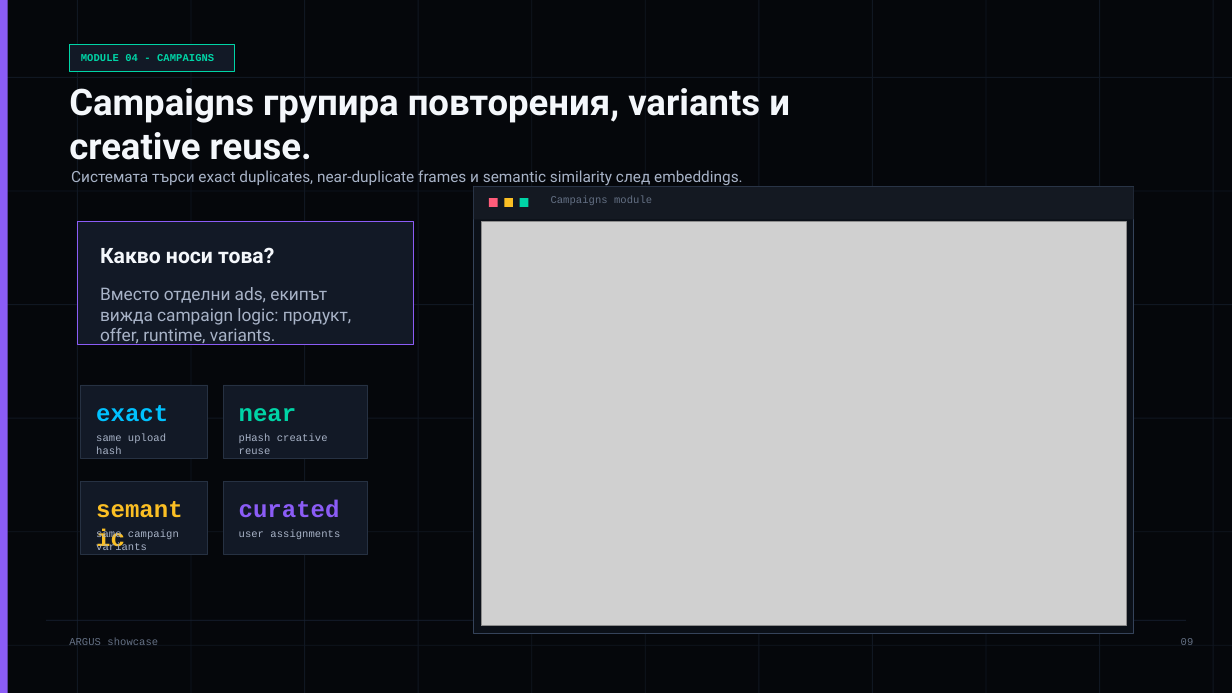
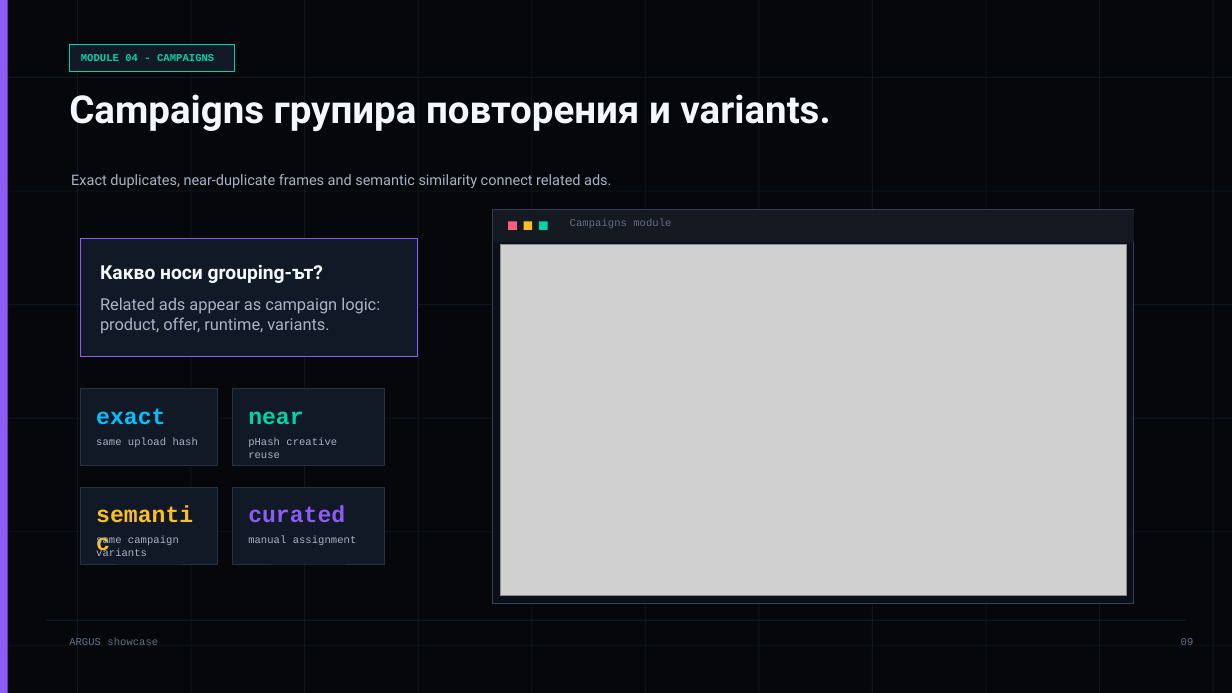
Before and after one commit to LordLoras/ARGUS_vlm, a slide deck: slide 9 of output/argus-showcase-bg.pptx. Drawn at 1232x693 pixels with LibreOffice and Linux fonts; fonts in the diff are those of the drawing; grey boxes stand for pictures. Boxes give left, top, right and bottom in pixels: in the first picture for what was removed or moved away, otherwise in the second. Text is boxed around its words. In the diff, an @@ line names an element or a change of style, - is before the commit and + after.

```diff
--- a/output/argus-showcase-bg.pptx
+++ b/output/argus-showcase-bg.pptx
@@ text at (69,94,830,132): text changed; size 28.5 to 30 pt @@
-Campaigns групира повторения, variants и creative reuse.
+Campaigns групира повторения и variants.
@@ text at (71,174,611,188): text changed; size 12 to 11.2 pt @@
-Системата търси exact duplicates, near-duplicate frames и semantic similarity след embeddings.
+Exact duplicates, near-duplicate frames and semantic similarity connect related ads.
@@ rectangle: place and size @@
-rectangle at (77,222,414,345)
+rectangle at (81,238,419,356)
@@ rectangle: place and size @@
-rectangle at (473,187,1134,633)
+rectangle at (493,210,1134,604)
@@ rectangle: place and size @@
-rectangle at (473,187,1134,219)
+rectangle at (493,210,1134,242)
@@ 3 rectangles: place and size @@
-3 rectangles at (489,199,528,207)
+3 rectangles at (508,222,547,230)
@@ text "Campaigns module": place and size @@
-text "Campaigns module" at (551,195,652,205)
+text "Campaigns module" at (570,218,671,228)
@@ text at (100,265,323,283): text changed; size 16.5 to 15 pt @@
-Какво носи това?
+Какво носи grouping-ът?
@@ picture: place and size @@
-picture at (482,222,1127,627)
+picture at (501,245,1127,596)
@@ text at (100,297,380,334): text changed; size 13.5 to 12.8 pt @@
-Вместо отделни ads, екипът вижда campaign logic: продукт, offer, runtime, variants.
+Related ads appear as campaign logic: product, offer, runtime, variants.
@@ rectangle: place and size @@
-rectangle at (81,385,209,458)
+rectangle at (81,389,218,466)
@@ rectangle: place and size @@
-rectangle at (224,385,368,458)
+rectangle at (233,389,385,466)
@@ text "near": place and size @@
-text "near" at (239,408,297,421)
+text "near" at (248,411,303,424)
@@ text "same upload hash" rewrapped from (96,434,166,454) to (96,438,198,447) @@
@@ text "pHash creative reuse": place and size @@
-text "pHash creative reuse" at (239,434,328,454)
+text "pHash creative reuse" at (248,438,337,458)
@@ rectangle: place and size @@
-rectangle at (81,482,209,555)
+rectangle at (81,487,218,564)
@@ rectangle: place and size @@
-rectangle at (224,482,368,555)
+rectangle at (233,487,385,564)
@@ size 18.8 to 18 pt in 4 elements at (96,408,165,425), (248,411,303,424), (96,500,206,529), (248,505,345,522) @@
@@ text "curated": place and size @@
-text "curated" at (239,500,340,518)
+text "curated" at (248,505,345,522)
@@ text "same campaign variants": place and size @@
-text "same campaign variants" at (96,530,179,550)
+text "same campaign variants" at (96,537,179,556)
@@ text removed at (239,530,340,539) @@
-user assignments
@@ text added at (248,536,357,545), 8.2 pt, text #A8B3C7 @@
+manual assignment
```
Also in this commit, not shown: 12 other slides changed, 2 other files.
